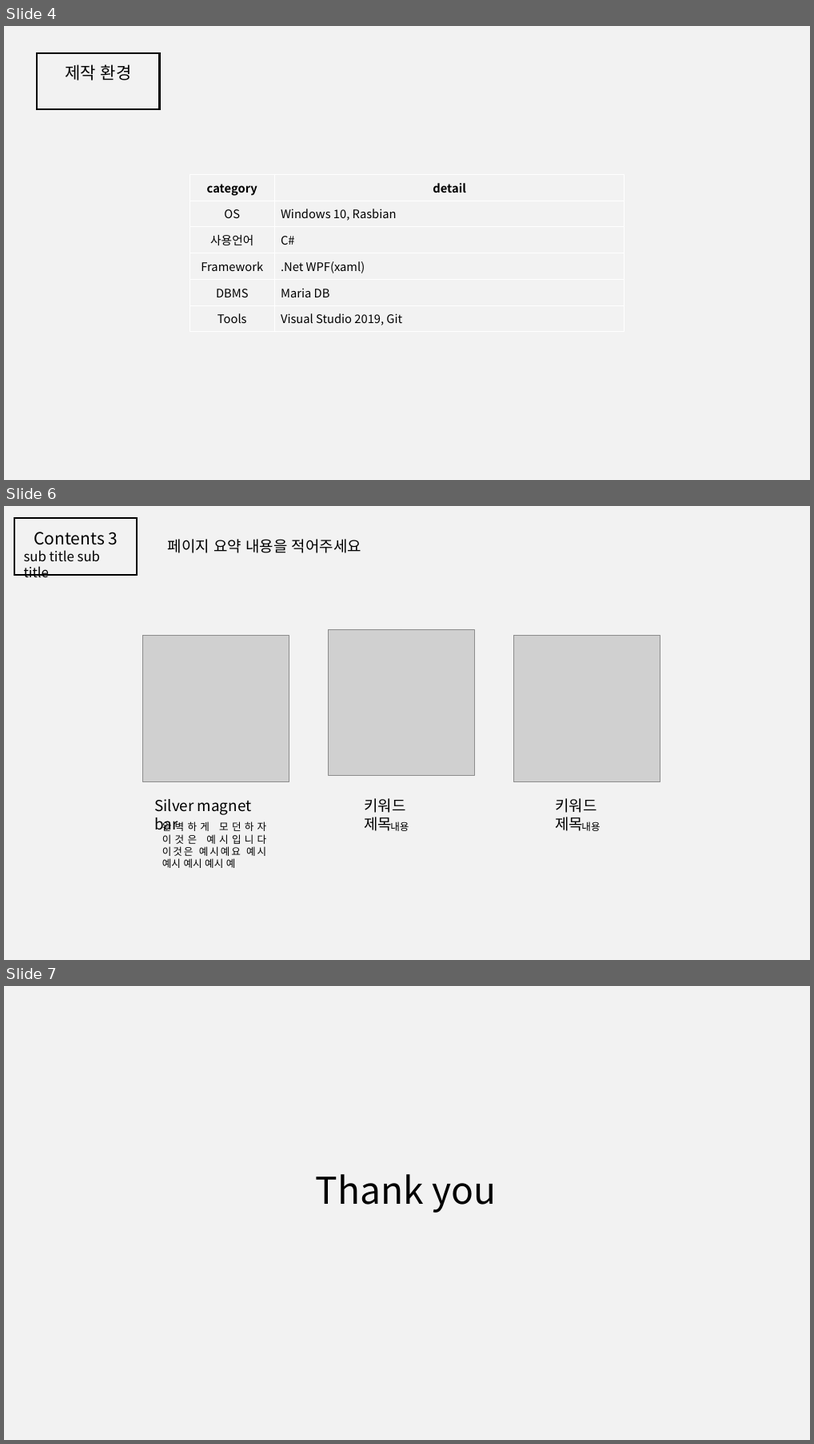
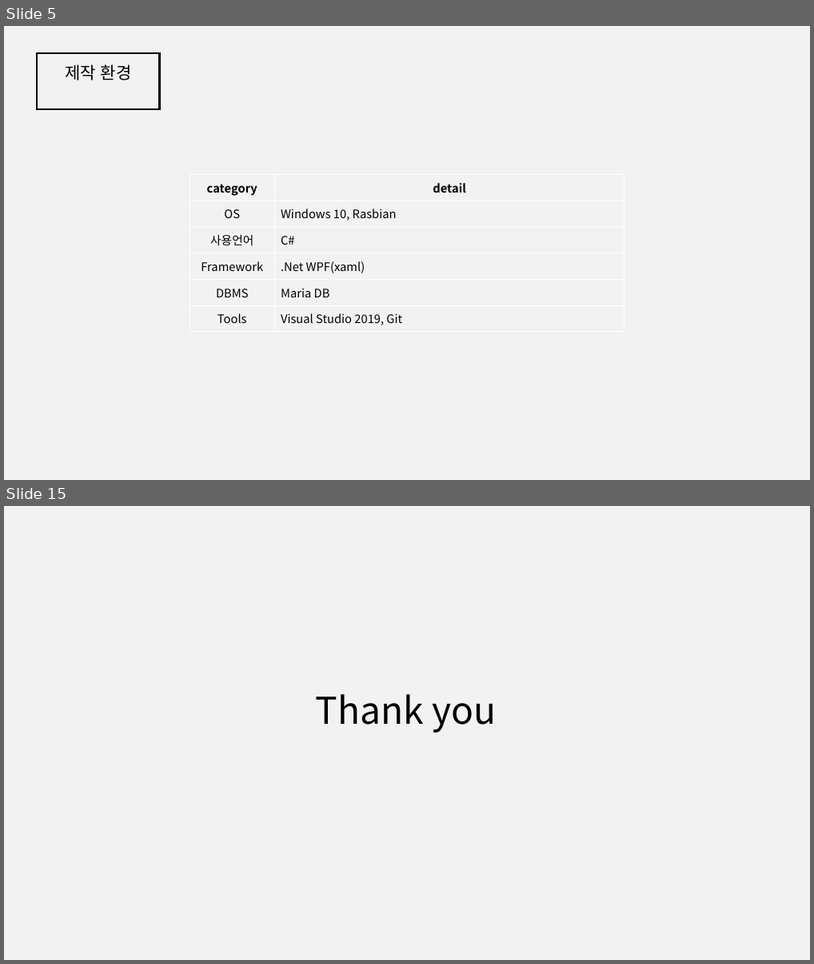
Before and after one commit to elien940318/capstone_POS_csharp, a slide deck: 21324104_2학기캡스톤.pptx. Shown one above the other, each under a label of ours: slides 4, 6 and 7 before the commit, slides 5 and 15 after it; the slides between them are not shown. The pictures are 814x1444 and 814x964 pixels, drawn with LibreOffice and Linux fonts; fonts in the diff are those of the drawing; grey boxes stand for pictures; background and template pictures are left out. Boxes give left, top, right and bottom in pixels: in the first picture for what was removed or moved away, otherwise in the second. Text is boxed around its words. In the diff, an @@ line names an element or a change of style, - is before the commit and + after.

```diff
--- a/21324104_2학기캡스톤.pptx
+++ b/21324104_2학기캡스톤.pptx
@@ slide 6 removed at box(4, 506, 810, 960), background #F2F2F2 @@
@@ rectangle removed at box(14, 518, 137, 574) @@
@@ text removed at box(24, 532, 118, 577) @@
-Contents 3
-sub title sub title
@@ text removed at box(168, 539, 362, 553) @@
-페이지 요약 내용을 적어주세요
@@ ellipse removed at box(143, 636, 289, 781) @@
@@ picture removed at box(143, 636, 289, 781) @@
@@ ellipse removed at box(329, 629, 474, 776) @@
@@ picture removed at box(329, 629, 474, 776) @@
@@ ellipse removed at box(514, 636, 660, 781) @@
@@ picture removed at box(514, 636, 660, 781) @@
@@ text removed at box(154, 799, 252, 831) @@
-Silver magnet bar
@@ text removed at box(364, 798, 406, 831) @@
-키워드 제목
@@ text removed at box(555, 798, 597, 831) @@
-키워드 제목
@@ text removed at box(162, 820, 266, 868) @@
-완벽하게 모던하자 이것은 예시입니다 이것은 예시예요 예시 예시 예시 예시 예
@@ text removed at box(390, 821, 409, 831) @@
-내용
@@ text removed at box(582, 821, 600, 831) @@
-내용
@@ what was slide 4 is now slide 5 @@
@@ what was slide 7 is now slide 15 @@
```
Also in this commit, not shown: 2 slides changed, 10 slides added, 1 other slide removed, 12 other files.
